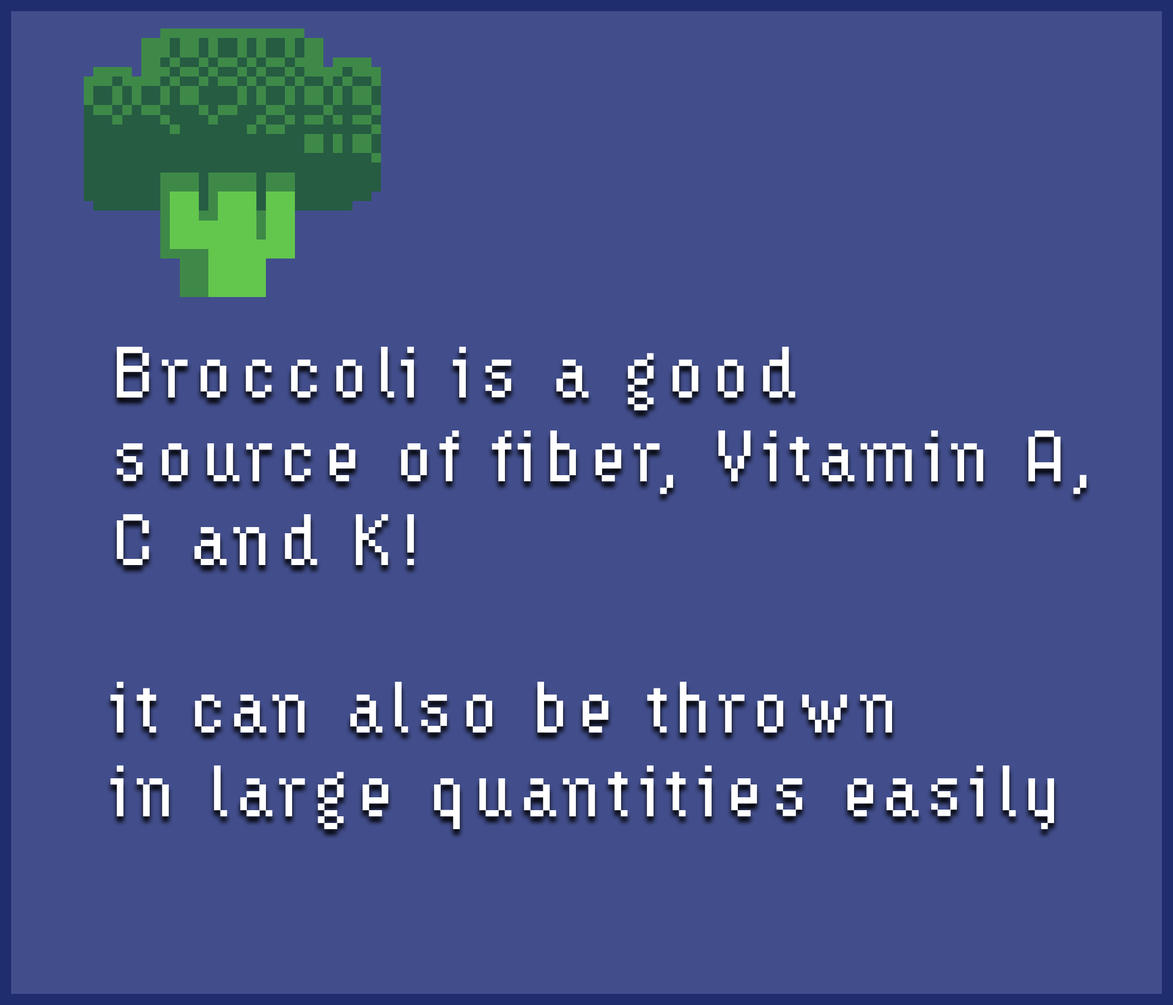
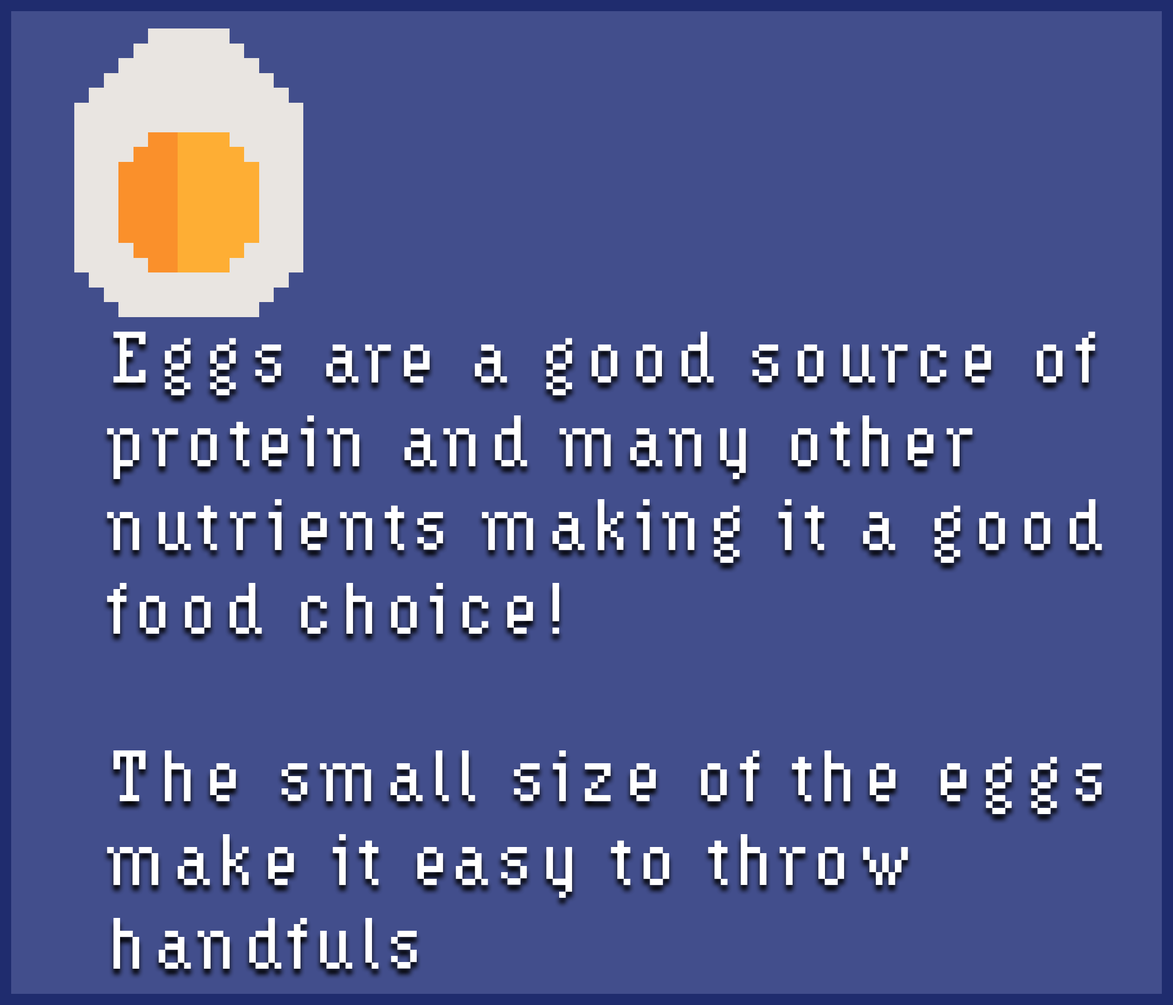
Layers edited between the first and the second 1173x1005 image:
renamed "Broccoli is a good source of fiber, Vitamin A, C and K! it can" to "Eggs are a good source of protein and many other nutrients ma", painted on it over [106, 331, 1103, 970]
painted on "9cb103e7-dfc9-4df4-a388-8ab1a4453614" over [74, 28, 381, 318]
